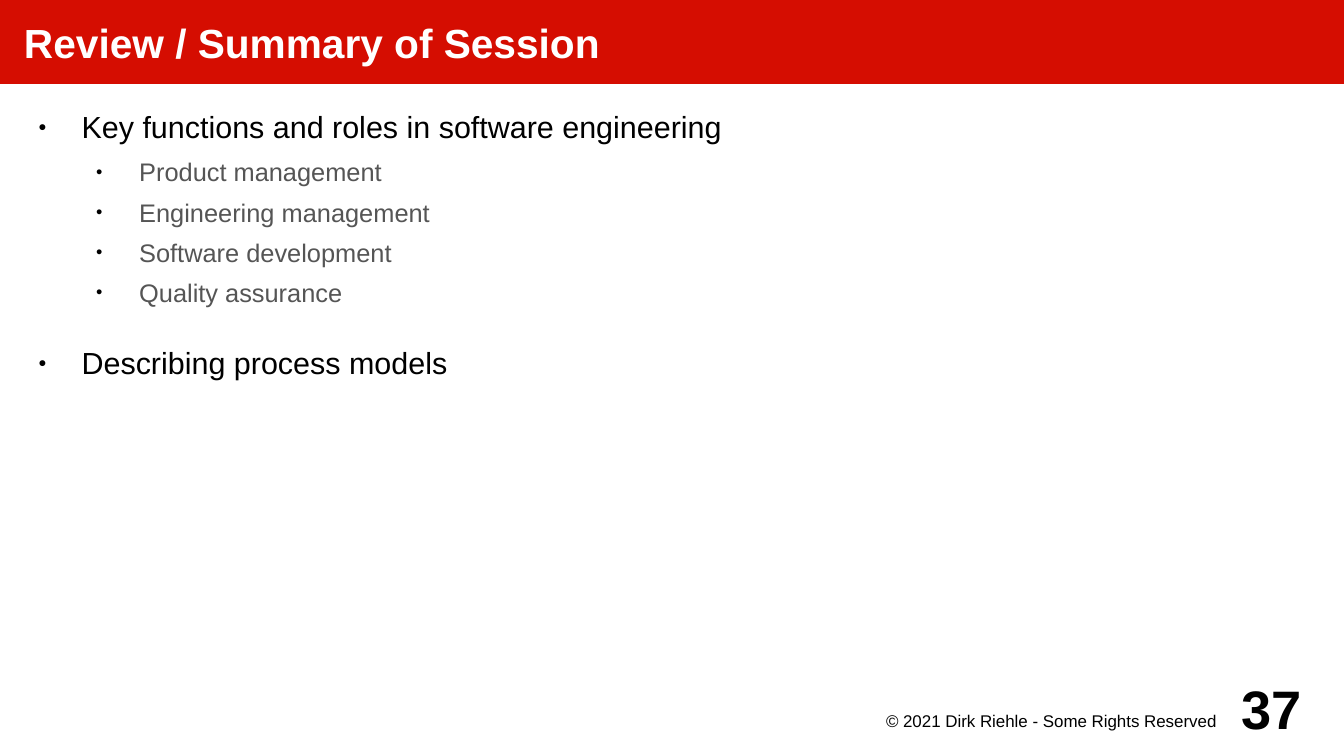
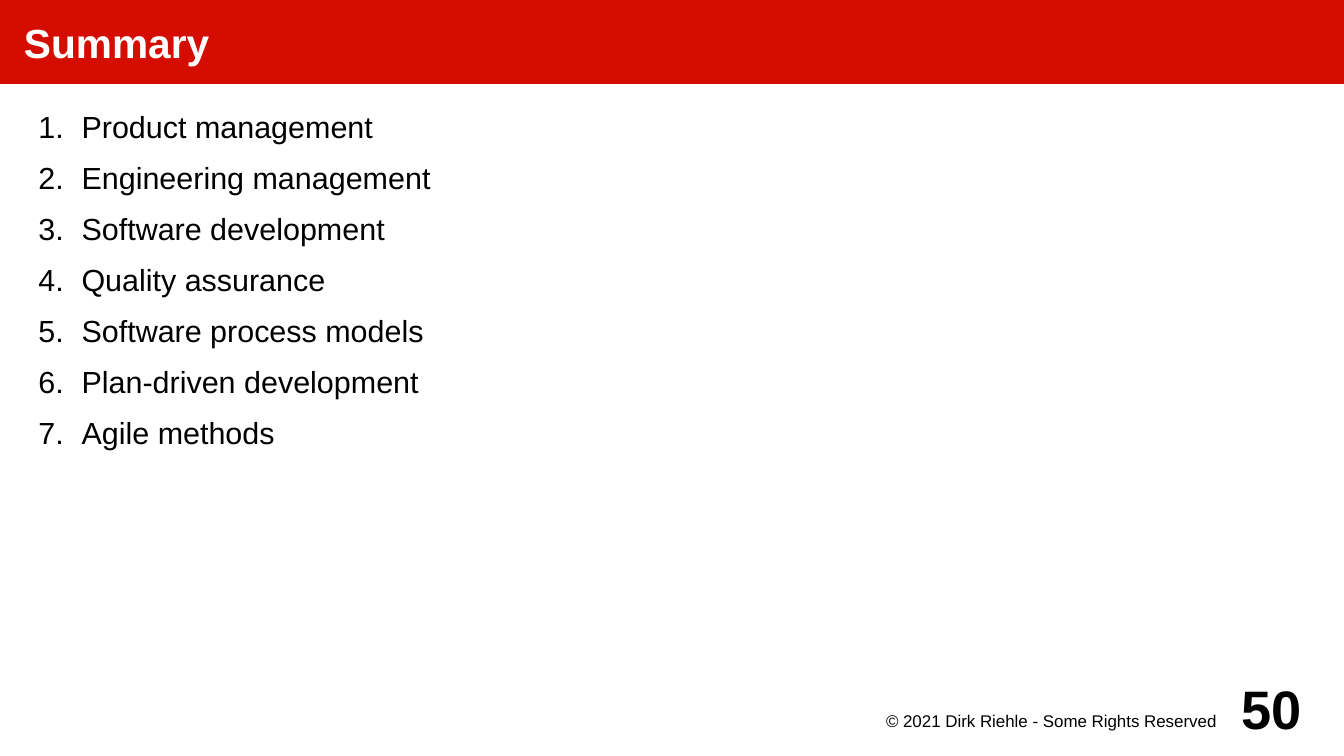
Before and after one commit to dirkriehle/amos-course, a slide deck: slide 50 of Lecture slides/AMOS C01 - Software Processes.odp (slide 37 before the commit). Drawn at 1344x756 pixels with LibreOffice and Linux fonts; fonts in the diff are those of the drawing. Boxes give left, top, right and bottom in pixels: in the first picture for what was removed or moved away, otherwise in the second. Text is boxed around its words. In the diff, an @@ line names an element or a change of style, - is before the commit and + after.

```diff
--- a/Lecture slides/AMOS C01 - Software Processes.odp
+++ b/Lecture slides/AMOS C01 - Software Processes.odp
@@ title at [24, 29, 209, 65]: text changed @@
-Review / Summary of Session
+Summary
@@ text at [82, 116, 721, 144]: paragraph removed @@
-● Key functions and roles in software engineering
@@ text at [82, 116, 431, 297]: size 15 to 18 pt, text colour #555555 to #000000 in "Product management", "Engineering management", "Software development", "Quality assurance"; bullet ● to 1.; list level 2 to 1 in "Product management"; list level 2 to 1 in "Engineering management"; list level 2 to 1 in "Software development"; list level 2 to 1 in "Quality assurance" @@
@@ text at [82, 320, 423, 450]: text changed @@
-● Describing process models
+5. Software process models
+6. Plan-driven development
+7. Agile methods
@@ page number at [1242, 691, 1302, 730]: text changed @@
-37
+50
```
Also in this commit, not shown: 11 other slides changed, 20 slides added, 7 slides removed, 18 other files.
